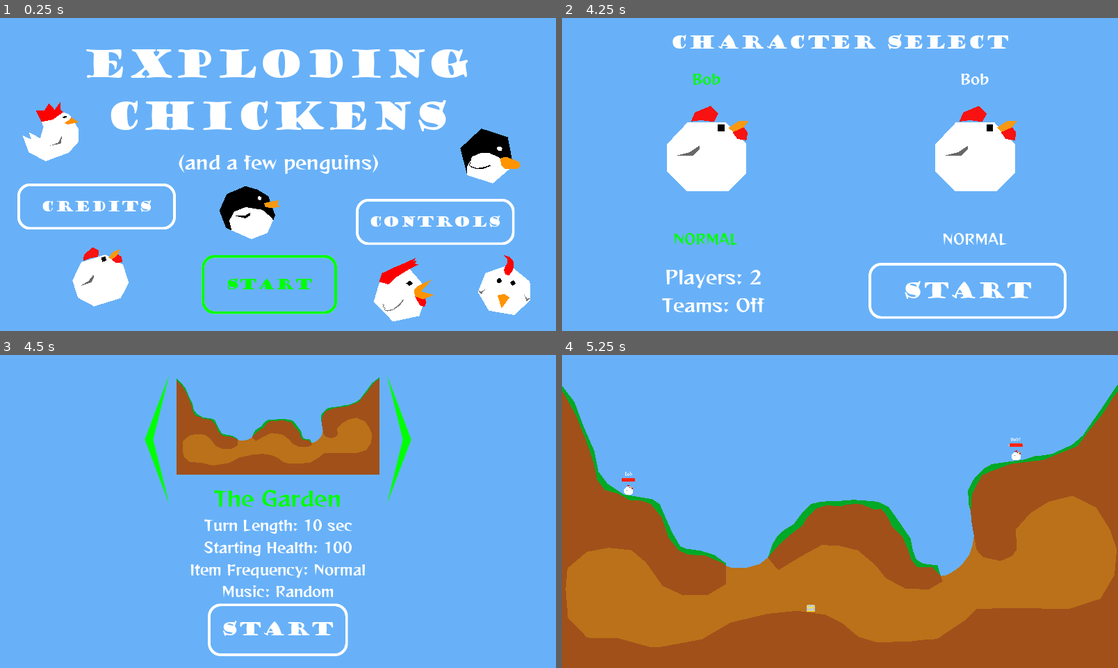
Above: before the commit, frames 1-4 (two rows, left to right).
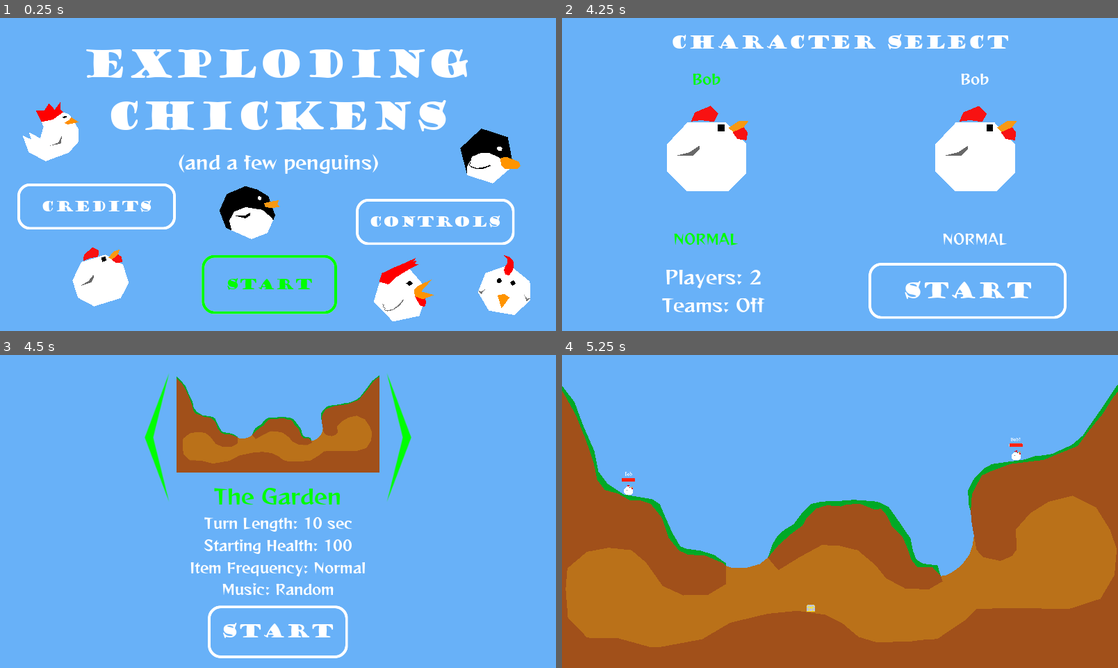
Above: after the commit, the same moments.

Repository: Athakaspen/NotWorms
Game: Godot game, scene res://MainScenes/MainMenu.tscn
The game is run twice, just before and just after one commit, with the same random seed, the same clock (stepped at 60 frames per second) and the same inputs. The engine's default icon, where the game draws it, is replaced by a stand-in: a white triangle on a blue panel in a dark square.
Inputs:
- Up to frame 1 (0.25 s): no input
- Up to frame 2 (4.25 s): click "Credits" at 0.5 s; click "Main Menu" at 1.25 s; click "Controls" at 2 s; click "Main Menu" at 2.75 s; click "Start" at 3.5 s
- Up to frame 3 (4.5 s): click "Start" at 4.25 s
- Up to frame 4 (5.25 s): click "Start" at 5 s

Frames 1-2 are identical in both runs. In frame 3, 4.6% of the frame differs, in the area x 26-74%, y 6-97%; in frame 4, nothing differs.

Commit message:
final version 1.0

Diff:
--- a/MainScenes/LevelUI.tscn
+++ b/MainScenes/LevelUI.tscn
@@ -76,7 +76,16 @@
 "_edit_use_anchors_": false
 }
 
+[node name="MenuInfo" type="Label" parent="Preturn"]
+margin_left = 22.0
+margin_top = 16.0
+margin_right = 709.0
+margin_bottom = 82.0
+custom_fonts/font = SubResource( 6 )
+text = "[tab] or [RB] to open Inventory"
+
 [node name="Turn" type="Control" parent="."]
+visible = false
 anchor_right = 1.0
 anchor_bottom = 1.0
 __meta__ = {
@@ -125,6 +134,7 @@
 valign = 2
 
 [node name="DeathToast" type="Control" parent="."]
+visible = false
 anchor_right = 1.0
 anchor_bottom = 1.0
 __meta__ = {
@@ -150,6 +160,7 @@
 one_shot = true
 
 [node name="WipeToast" type="Control" parent="."]
+visible = false
 anchor_right = 1.0
 anchor_bottom = 1.0
 __meta__ = {
@@ -172,6 +183,7 @@
 one_shot = true
 
 [node name="Inventory" type="Control" parent="."]
+visible = false
 anchor_right = 1.0
 anchor_bottom = 1.0
 
--- a/MainScenes/MapMenu.tscn
+++ b/MainScenes/MapMenu.tscn
@@ -26,15 +26,15 @@
 alignment = 1
 
 [node name="MapSelect" parent="VBoxContainer" instance=ExtResource( 6 )]
-margin_top = 41.0
-margin_bottom = 550.0
+margin_top = 34.0
+margin_bottom = 543.0
 focus_neighbour_top = NodePath("../StartButton")
 alignment = 1
 
 [node name="TurnLength" type="Label" parent="VBoxContainer"]
-margin_top = 554.0
+margin_top = 547.0
 margin_right = 1920.0
-margin_bottom = 624.0
+margin_bottom = 617.0
 focus_mode = 2
 custom_fonts/font = SubResource( 1 )
 text = "Turn Length"
@@ -46,9 +46,9 @@
 can_loop = false
 
 [node name="Health" type="Label" parent="VBoxContainer"]
-margin_top = 628.0
+margin_top = 621.0
 margin_right = 1920.0
-margin_bottom = 698.0
+margin_bottom = 691.0
 custom_fonts/font = SubResource( 1 )
 text = "Starting Health"
 align = 1
@@ -59,9 +59,9 @@
 can_loop = false
 
 [node name="ChestFreq" type="Label" parent="VBoxContainer"]
-margin_top = 702.0
+margin_top = 695.0
 margin_right = 1920.0
-margin_bottom = 772.0
+margin_bottom = 765.0
 custom_fonts/font = SubResource( 1 )
 text = "Item Frequency"
 align = 1
@@ -72,9 +72,9 @@
 can_loop = false
 
 [node name="Music" type="Label" parent="VBoxContainer"]
-margin_top = 776.0
+margin_top = 769.0
 margin_right = 1920.0
-margin_bottom = 846.0
+margin_bottom = 839.0
 custom_fonts/font = SubResource( 1 )
 text = "Music"
 align = 1
@@ -84,17 +84,16 @@
 choice_list = [ "None", "Random", "Ouroboros", "Raving Energy", "Robobozo", "Rollin at 5" ]
 
 [node name="Spacer" type="Control" parent="VBoxContainer"]
-visible = false
-margin_top = 823.0
+margin_top = 843.0
 margin_right = 1920.0
-margin_bottom = 873.0
-rect_min_size = Vector2( 0, 50 )
+margin_bottom = 853.0
+rect_min_size = Vector2( 0, 10 )
 
 [node name="StartButton" type="Button" parent="VBoxContainer"]
 margin_left = 709.0
-margin_top = 850.0
+margin_top = 857.0
 margin_right = 1210.0
-margin_bottom = 1039.0
+margin_bottom = 1046.0
 focus_neighbour_bottom = NodePath("../MapSelect")
 size_flags_horizontal = 4
 theme = ExtResource( 5 )
--- a/MainScenes/Maps/Map3.tscn
+++ b/MainScenes/Maps/Map3.tscn
@@ -31,7 +31,7 @@
 [node name="base" type="Polygon2D" parent="Terrain"]
 position = Vector2( 45, -33 )
 color = Color( 0.388235, 0.388235, 0.388235, 1 )
-polygon = PoolVector2Array( -56, 23, -51, 1738, 1949, 1741, 1950, 16, 1113, 24, 1117, 520, 1233, 589, 1285, 693, 1314, 831, 1305, 962, 1212, 1055, 1067, 1095, 888, 1093, 769, 1050, 696, 931, 658, 803, 684, 622, 781, 546, 912, 515, 906, 28 )
+polygon = PoolVector2Array( -56, 23, -51, 1738, 2066, 1747, 2073, 18, 1113, 24, 1117, 520, 1233, 589, 1285, 693, 1314, 831, 1305, 962, 1212, 1055, 1067, 1095, 888, 1093, 769, 1050, 696, 931, 658, 803, 684, 622, 781, 546, 912, 515, 906, 28 )
 
 [node name="base2" type="Polygon2D" parent="Terrain"]
 position = Vector2( 45, -33 )
--- a/MainScenes/PlayerMenu.tscn
+++ b/MainScenes/PlayerMenu.tscn
@@ -123,6 +123,7 @@
 margin_top = 44.0
 margin_right = 771.0
 margin_bottom = 138.0
+focus_neighbour_right = NodePath("../../MarginContainer/StartButton")
 focus_mode = 2
 custom_fonts/font = SubResource( 3 )
 text = "Players"
@@ -165,6 +166,7 @@
 margin_top = 40.0
 margin_right = 731.0
 margin_bottom = 240.0
+focus_neighbour_left = NodePath("../../VBoxContainer/NumPlayers")
 size_flags_vertical = 3
 theme = ExtResource( 4 )
 custom_fonts/font = SubResource( 2 )
--- /dev/null
+++ b/MainScenes/TESTING.tscn
@@ -0,0 +1,121 @@
+[gd_scene load_steps=14 format=2]
+
+[ext_resource path="res://Scripts/Menu.gd" type="Script" id=1]
+[ext_resource path="res://Theme/Fonts/GoudyStout48.tres" type="DynamicFont" id=2]
+[ext_resource path="res://Theme/MainTheme.tres" type="Theme" id=3]
+[ext_resource path="res://SubScenes/REGGAEONE-REGULAR.TTF" type="DynamicFontData" id=4]
+[ext_resource path="res://Theme/GOUDYSTO.TTF" type="DynamicFontData" id=5]
+[ext_resource path="res://SubScenes/PlayerModels/Chicken1.tscn" type="PackedScene" id=6]
+[ext_resource path="res://SubScenes/PlayerModels/Chicken2.tscn" type="PackedScene" id=7]
+[ext_resource path="res://SubScenes/PlayerModels/Chicken4.tscn" type="PackedScene" id=8]
+[ext_resource path="res://SubScenes/PlayerModels/Penguin1.tscn" type="PackedScene" id=9]
+[ext_resource path="res://SubScenes/PlayerModels/Penguin2.tscn" type="PackedScene" id=10]
+[ext_resource path="res://SubScenes/PlayerModels/Chicken3.tscn" type="PackedScene" id=11]
+
+[sub_resource type="DynamicFont" id=1]
+size = 128
+font_data = ExtResource( 5 )
+
+[sub_resource type="DynamicFont" id=2]
+size = 64
+font_data = ExtResource( 4 )
+
+[node name="Menu" type="Node2D"]
+script = ExtResource( 1 )
+
+[node name="MenuHolder" type="Control" parent="."]
+margin_right = 1920.0
+margin_bottom = 1080.0
+
+[node name="Label" type="Label" parent="MenuHolder"]
+anchor_right = 1.0
+margin_top = 272.0
+margin_bottom = 627.0
+custom_fonts/font = SubResource( 1 )
+text = "Exploding
+Chickens"
+align = 1
+
+[node name="Label2" type="Label" parent="MenuHolder"]
+anchor_right = 1.0
+margin_top = 647.0
+margin_bottom = 763.0
+custom_fonts/font = SubResource( 2 )
+text = "(and a few penguins)"
+align = 1
+
+[node name="StartButton" type="Button" parent="MenuHolder"]
+visible = false
+anchor_left = 0.5
+anchor_top = 1.0
+anchor_right = 0.5
+anchor_bottom = 1.0
+margin_left = -267.0
+margin_top = -266.0
+margin_right = 208.0
+margin_bottom = -55.0
+theme = ExtResource( 3 )
+custom_fonts/font = ExtResource( 2 )
+text = "Start"
+
+[node name="CreditsButton" type="Button" parent="MenuHolder"]
+visible = false
+anchor_left = 0.5
+anchor_top = 1.0
+anchor_right = 0.5
+anchor_bottom = 1.0
+margin_left = -904.0
+margin_top = -513.0
+margin_right = -349.0
+margin_bottom = -347.0
+theme = ExtResource( 3 )
+custom_fonts/font = ExtResource( 2 )
+text = "Credits"
+
+[node name="ControlsButton" type="Button" parent="MenuHolder"]
+visible = false
+anchor_left = 0.5
+anchor_top = 1.0
+anchor_right = 0.5
+anchor_bottom = 1.0
+margin_left = 265.0
+margin_top = -460.0
+margin_right = 820.0
+margin_bottom = -294.0
+theme = ExtResource( 3 )
+custom_fonts/font = ExtResource( 2 )
+text = "Controls"
+
+[node name="Bob" parent="." instance=ExtResource( 6 )]
+position = Vector2( 433, 171 )
+rotation = -0.300197
+scale = Vector2( 3, 3 )
+
+[node name="Sneech" parent="." instance=ExtResource( 7 )]
+position = Vector2( 1464, 794 )
+rotation = -0.211185
+scale = Vector2( 3, 3 )
+
+[node name="Todd" parent="." instance=ExtResource( 11 )]
+position = Vector2( 941, 176 )
+rotation = 0.169297
+scale = Vector2( 3, 3 )
+
+[node name="Kevin" parent="." instance=ExtResource( 8 )]
+position = Vector2( 427, 782 )
+rotation = -0.352557
+scale = Vector2( 3, 3 )
+
+[node name="Pengu" parent="." instance=ExtResource( 9 )]
+position = Vector2( 871, 885 )
+rotation = 0.415388
+scale = Vector2( 3, 3 )
+
+[node name="Gary" parent="." instance=ExtResource( 10 )]
+position = Vector2( 1357, 131 )
+rotation = 0.314159
+scale = Vector2( 3, 3 )
+
+[connection signal="pressed" from="MenuHolder/StartButton" to="." method="_on_StartButton_pressed"]
+[connection signal="pressed" from="MenuHolder/CreditsButton" to="." method="_on_CreditsButton_pressed"]
+[connection signal="pressed" from="MenuHolder/ControlsButton" to="." method="_on_ControlsButton_pressed"]
--- a/Scripts/MatchUI.gd
+++ b/Scripts/MatchUI.gd
@@ -114,10 +114,12 @@
 	# Default to normal inventory
 	$Inventory/Controls.visible = false
 	$Inventory/CenterContainer.visible = true
+#	Music.set_speed(0.9)
 
 func hide_inventory() -> String:
 	$Inventory.visible = false
 	in_inventory = false
+#	Music.set_speed(1.0)
 	if cur_entry == null:
 		return "UNDEFINED"
 	return cur_entry.id_string
@@ -126,6 +128,8 @@
 	# Clear the existing list
 	Utilities.queue_free_children(inv_list)
 
+	# whether we found the cur_weapon in the list
+	var weapon_found = false
 	for weapon in data:
 		if data[weapon] > 0:
 			# Create an inventory entry for each weapon with more than 1 ammo
@@ -138,11 +142,15 @@
 			new_entry.set_icon(GameData.WeaponData[weapon]["icon"])
 			inv_list.add_child(new_entry)
 			if weapon == cur_weapon:
+				weapon_found = true
 				new_entry.set_active(true)
 				cur_entry = new_entry
 				inv_info_name.text = cur_entry.pretty_name
 				inv_info_desc.text = cur_entry.description
 				inv_info_count.text = str(cur_entry.count)
+
+	if not weapon_found:
+		cur_entry = inv_list.get_child(0)
 #	$Inventory/CenterContainer/VBoxContainer/Name.text = str(data["bomb"]["pretty_name"])
 #	$Inventory/CenterContainer/VBoxContainer/Description.text = str(data["candle"]["description"])
 #	$Inventory/CenterContainer/VBoxContainer/Count.text = str(data["rocket"]["count"])
--- a/Scripts/Menu/Music.gd
+++ b/Scripts/Menu/Music.gd
@@ -1,10 +1,17 @@
 extends Node
 
+var cur_speed = 1.0
+var goal_speed = 1.0
 
 
 # Called when the node enters the scene tree for the first time.
 func _ready():
 	start_music("Ouroboros")
+
+func _process(delta):
+	cur_speed = lerp(cur_speed, goal_speed, 0.08)
+	for node in get_children():
+		node.pitch_scale = cur_speed
 
 func start_music(track:String):
 	get_node(track).playing = true
@@ -17,8 +24,7 @@
 		node.playing = false
 
 func set_speed(value : float):
-	for node in get_children():
-		node.pitch_scale = value
+	goal_speed = value
 
 # Called every frame. 'delta' is the elapsed time since the previous frame.
 #func _process(delta):
--- a/Scripts/Menu/PlayerMenu.gd
+++ b/Scripts/Menu/PlayerMenu.gd
@@ -14,6 +14,10 @@
 		if child is CharacterSelectEntry:
 			child.connect("character_changed", self, "_on_character_changed")
 			child.connect("team_changed", self, "_on_team_changed")
+
+	# Reset match info
+	MatchInfo.player_models = ["chicken1", "chicken1", "chicken1", "chicken1", "chicken1", "chicken1"]
+	MatchInfo.player_teams = ["normal", "normal", "normal", "normal", "normal", "normal"]
 
 	cur_players = MatchInfo.num_players
 	# update the option label as well
--- a/Scripts/PlayerBody.gd
+++ b/Scripts/PlayerBody.gd
@@ -83,6 +83,7 @@
 	STATE = State.PRETURN
 	aim_point.visible = true
 	cur_stamina = MAX_STAMINA
+#	print(parent.inventory_contents)
 	if parent.inventory_contents[cur_weapon.id_string] == 0:
 		switch_weapon(default_weapon)
 	$RotPoint.visible = true
--- a/Scripts/Singletons/GameData.gd
+++ b/Scripts/Singletons/GameData.gd
@@ -5,14 +5,14 @@
 var WeaponData = {
 	"bomb":{
 		"pretty_name": "Bouncy Bomb",
-		"description": "Not the best weapon, but you seem to have a lot of these.\nBlows up after 3 seconds.",
+		"description": "Not the best, but you seem to have a lot of these.\nBlows up after 3 seconds.",
 		"damage": "XX",
 		"icon": "res://Sprites/bomb.png",
 		"resource": "res://SubScenes/Weapons/BouncyBomb.tscn"
 	},
 	"rocket":{
 		"pretty_name": "Rocket Launcher",
-		"description": "Long Range!\nExplodes on Impact!",
+		"description": "Long Range! Explodes on Impact!\n(Rocket Jumping not covered under warranty)",
 		"damage": "XX",
 		"icon": "res://Sprites/rocket.png",
 		"resource": "res://SubScenes/Weapons/RocketLauncher.tscn"
--- a/Scripts/Singletons/MatchInfo.gd
+++ b/Scripts/Singletons/MatchInfo.gd
@@ -57,7 +57,7 @@
 var music_track : String = "Random"
 
 var starting_inventory = {
-	"bomb": 69,
+	"bomb": 690,
 	"rocket": 1,
 	"candle": 1,
 	"bag": 1
--- a/project.godot
+++ b/project.godot
@@ -65,8 +65,8 @@
 
 window/size/width=1920
 window/size/height=1080
-window/size/test_width=1280
-window/size/test_height=720
+window/size/borderless=true
+window/size/fullscreen=true
 window/stretch/mode="2d"
 
 [input]
Not shown, removed: SFX/flap1.mp3.import
Not shown, removed: SFX/flap2.mp3.import
Not shown, removed: SFX/flap3.mp3.import
Not shown, removed: SFX/flap1.mp3
Not shown, removed: SFX/flap2.mp3
Not shown, removed: SFX/flap3.mp3
